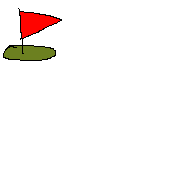
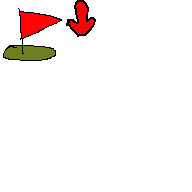
Layered file, before and after one edit (192px x 192px). Changes by layer:
painted on "Paint Layer 1" over (66, 0, 96, 37)
